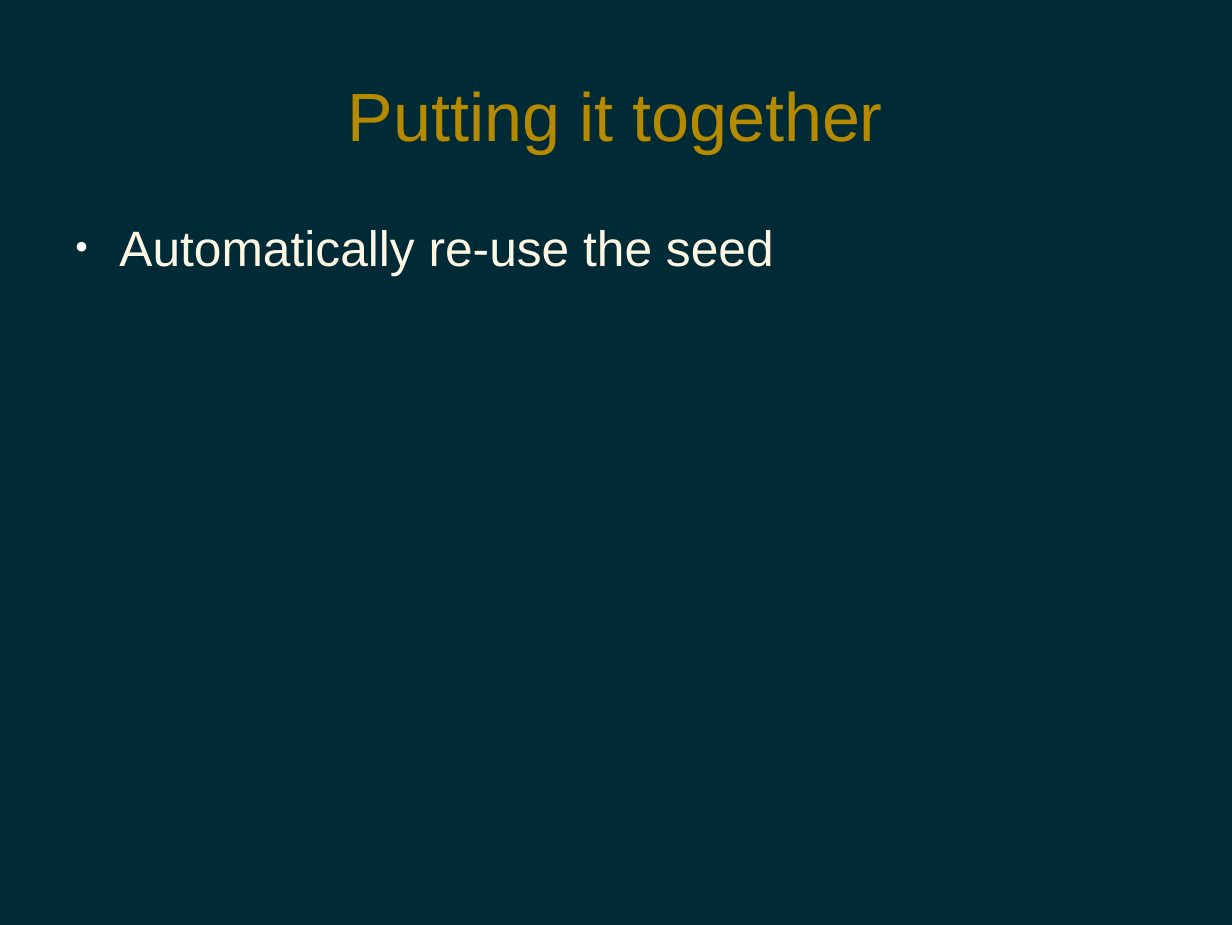
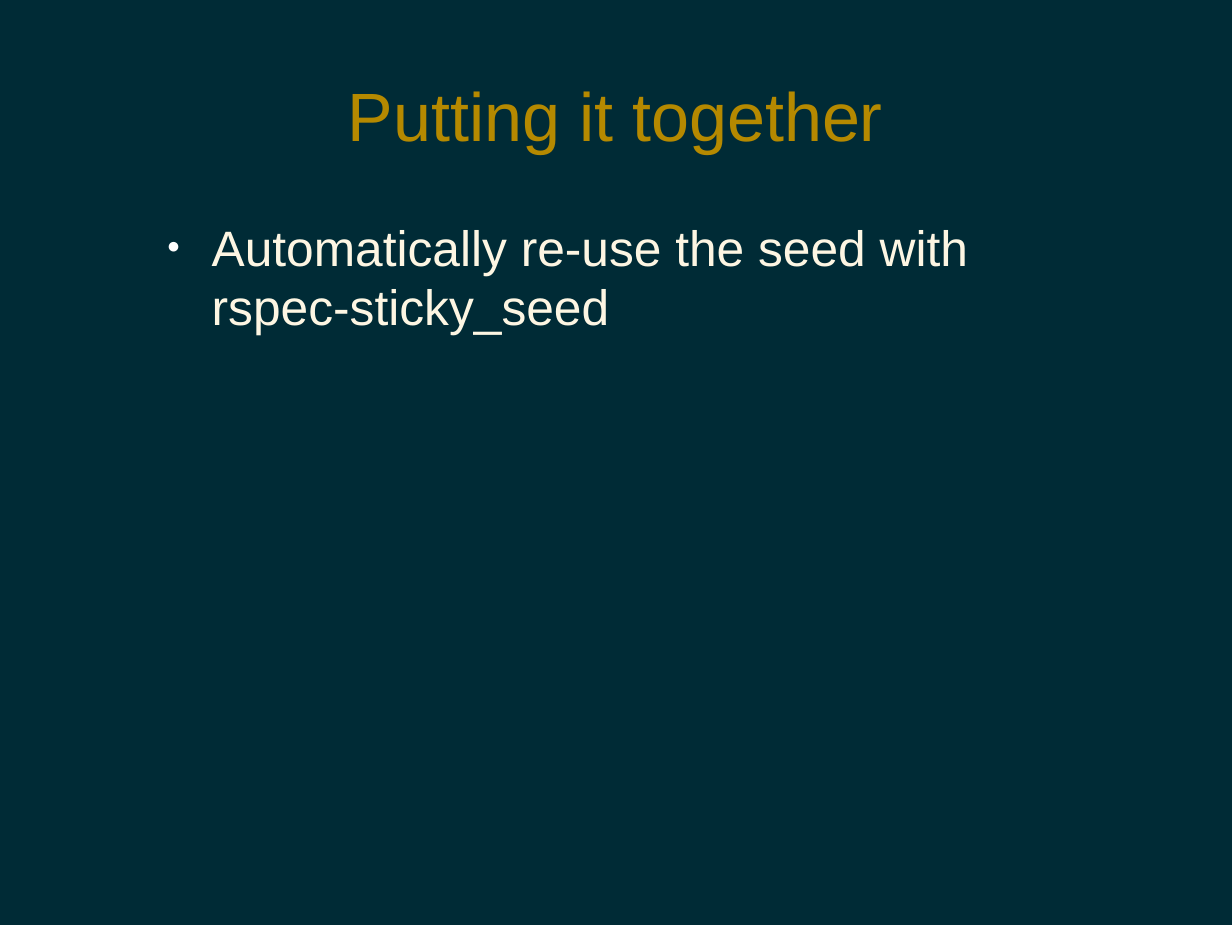
Before and after one commit to pdg137/randomness-pres, a slide deck: slide 11 of randomness.odp. Drawn at 1232x925 pixels with LibreOffice and Linux fonts; fonts in the diff are those of the drawing. Boxes give left, top, right and bottom in pixels: in the first picture for what was removed or moved away, otherwise in the second. Text is boxed around its words. In the diff, an @@ line names an element or a change of style, - is before the commit and + after.

Commit message:
updated presentation

```diff
--- a/randomness.odp
+++ b/randomness.odp
@@ text at <box>212,230,968,335</box>: text changed @@
-● Automatically re-use the seed
+● Automatically re-use the seed with rspec-sticky_seed
```
Also in this commit, not shown: 1 other slide changed.
